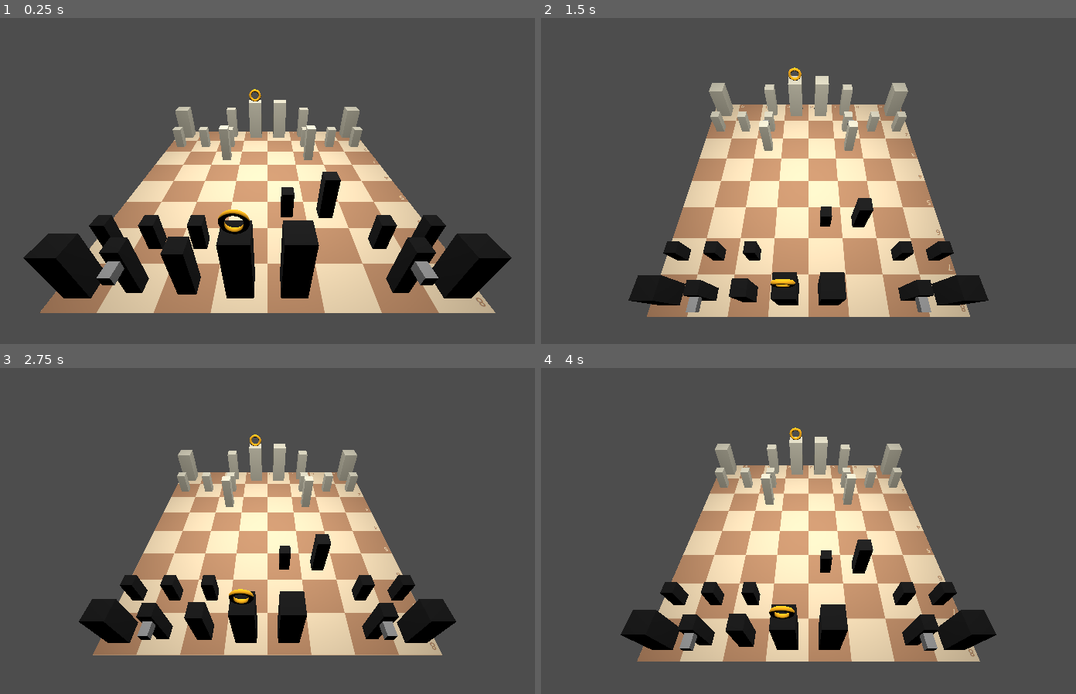
Above: before the commit, frames 1-4 (two rows, left to right).
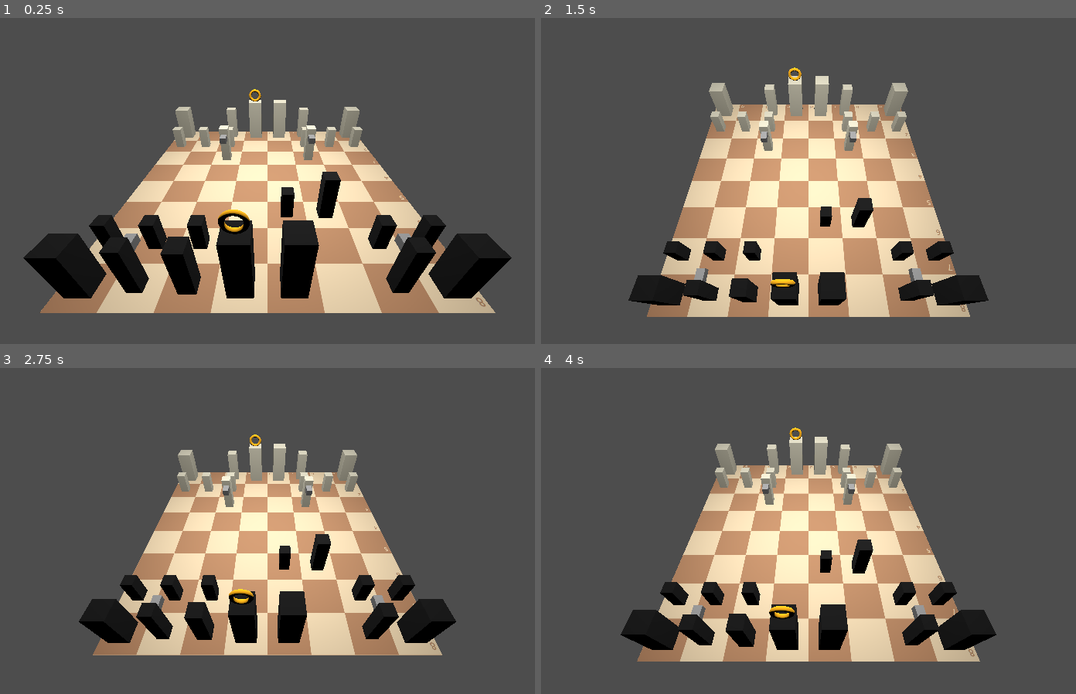
Above: after the commit, the same moments.

Repository: kuboi1/godot-chess-3d
Game: Godot game, scene res://scenes/main.tscn
The game is run twice, just before and just after one commit, with the same random seed, the same clock (stepped at 60 frames per second) and the same inputs.
Inputs (mouse positions are in pixels of both pictures, inside the frame that each line leads up to):
- Up to frame 1 (0.25 s): no input
- Up to frame 2 (1.5 s): move the mouse to (942, 164) at 0.52 s; hold S (chess_camera_down) 0.53-1.28 s; click (942, 164) at 0.67 s; move the mouse to (685, 197) at 1.27 s; tap W (chess_camera_up) at 1.35 s; click (685, 197) at 1.42 s
- Up to frame 3 (2.75 s): move the mouse to (331, 456) at 2.02 s; hold S (chess_camera_down) from 2.03 s (still down); click (331, 456) at 2.17 s
- Up to frame 4 (4 s): move the mouse to (776, 599) at 2.77 s; release S (chess_camera_down) at 2.78 s; tap W (chess_camera_up) at 2.85 s; click (776, 599) at 2.92 s; move the mouse to (995, 583) at 3.52 s; hold S (chess_camera_down) from 3.53 s (still down); click (995, 583) at 3.67 s

The runs differ from the first frame. In frame 1, 0.8% of the frame differs, in the area x 18-82%, y 34-82%; in frame 2, 0.5%; in frame 3, 0.5%; in frame 4, 0.5%.

Commit message:
fix knight direction

Diff:
--- a/scenes/Chess/Board/chess_board.tscn
+++ b/scenes/Chess/Board/chess_board.tscn
@@ -360,7 +360,7 @@
 position_y = "8"
 
 [node name="Knight" parent="Tiles/B8" instance=ExtResource("5_ij87f")]
-transform = Transform3D(-1, 0, -8.742278e-08, 0, 1, 0, 8.742278e-08, 0, -1, 0, 0, 0)
+transform = Transform3D(-1, 0, -1.509958e-07, 0, 1, 0, 1.509958e-07, 0, -1, 0, 0, 0)
 owner_player = 1
 
 [node name="C8" parent="Tiles" instance=ExtResource("2_maaw1")]
@@ -401,7 +401,7 @@
 position_y = "8"
 
 [node name="Knight" parent="Tiles/G8" instance=ExtResource("5_ij87f")]
-transform = Transform3D(-1, 0, -8.742278e-08, 0, 1, 0, 8.742278e-08, 0, -1, 0, 0, 0)
+transform = Transform3D(-1, 0, -1.509958e-07, 0, 1, 0, 1.509958e-07, 0, -1, 0, 0, 0)
 owner_player = 1
 
 [node name="H8" parent="Tiles" instance=ExtResource("2_maaw1")]
--- a/scenes/Chess/Piece/Types/Knight/knight.tscn
+++ b/scenes/Chess/Piece/Types/Knight/knight.tscn
@@ -19,5 +19,5 @@
 script = ExtResource("2_fdwdl")
 
 [node name="MeshInstance3D" type="MeshInstance3D" parent="." index="3"]
-transform = Transform3D(1, 0, 0, 0, 1, 0, 0, 0, 1, 0, 0.881407, 0.294309)
+transform = Transform3D(1, 0, 0, 0, 1, 0, 0, 0, 1, 0, 0.881407, -0.2963357)
 mesh = SubResource("BoxMesh_u5ktb")
